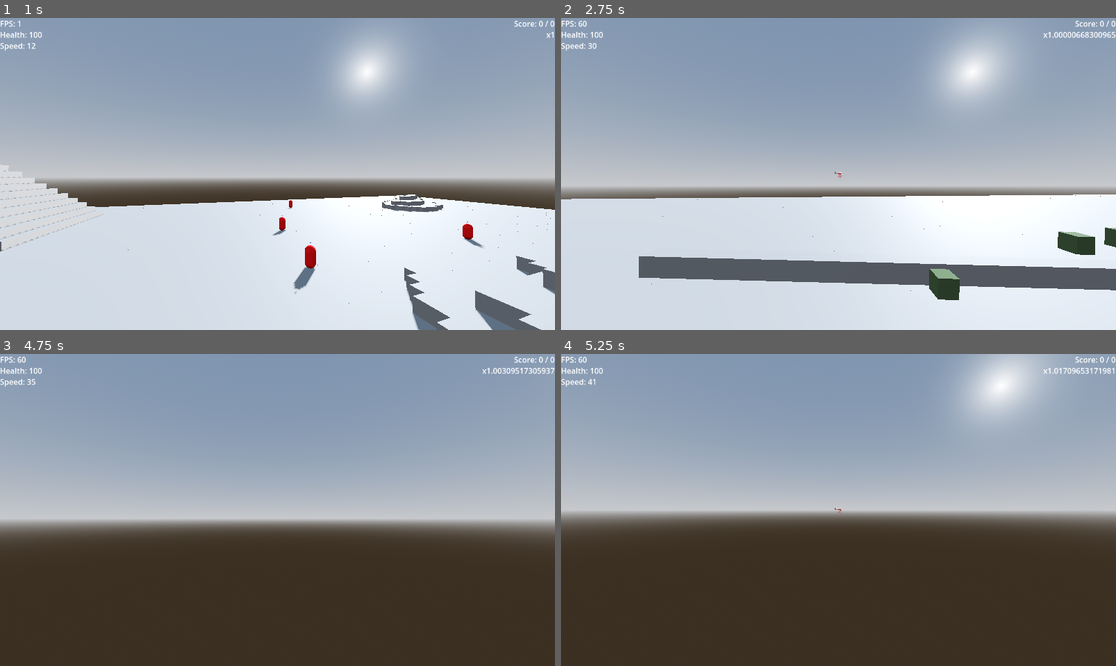
Above: before the commit, frames 1-4 (two rows, left to right).
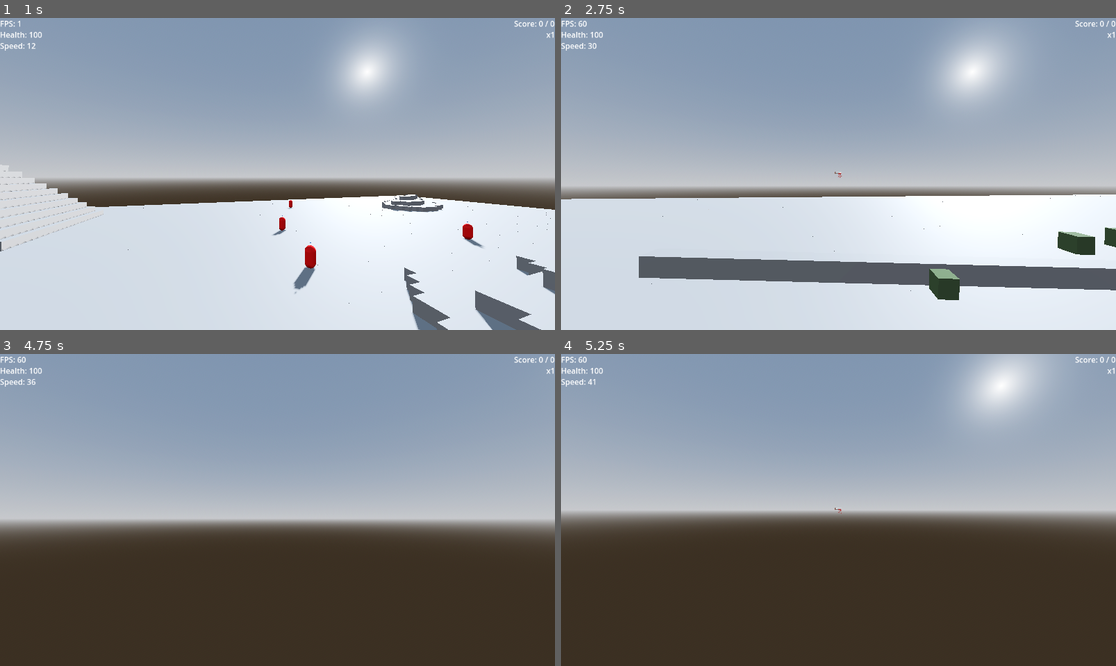
Above: after the commit, the same moments.

Repository: LunarTides/Speedrun-Game
Game: Godot game, scene res://scenes/world.tscn
Two runs of this game, one before a commit and one after it. Both use one fixed random seed, a clock stepped at 60 frames per second and the inputs below.
Inputs (mouse positions are in pixels of both pictures, inside the frame that each line leads up to):
- Up to frame 1 (1 s): move the mouse to (305, 174) at 0.52 s; press the mouse at (305, 174) at 0.53 s; hold W (move_forward) from 0.53 s (still down); tap Space (jump) at 0.77 s
- Up to frame 2 (2.75 s): keep holding W (move_forward); move the mouse to (810, 174) at 1.27 s; release the mouse at (810, 174) at 1.28 s; tap Q (equip_katana) at 1.35 s; tap Space (jump) at 1.52 s; move the mouse to (849, 167) at 2.02 s; tap Shift (fly_to_enemy) at 2.1 s
- Up to frame 3 (4.75 s): keep holding W (move_forward); move the mouse to (271, 516) at 2.77 s; tap Ctrl (slam) at 2.85 s; tap Space (jump) at 3.02, 3.77, 4.52 s; move the mouse to (316, 513) at 3.52 s; hold C (unequip_weapon) 3.53-4.28 s; move the mouse to (233, 506) at 4.27 s; click (233, 506) at 4.35 s
- Up to frame 4 (5.25 s): keep holding W (move_forward); move the mouse to (844, 510) at 5.02 s; hold Q (equip_katana) from 5.03 s (still down)

Frame 1 is identical in both runs. In frame 2, 0.1% of the frame differs, in the area x 86-100%, y 4-7%; in frame 3, 0.1%; in frame 4, 0.1%.

Commit message:
Prevent speed from increasing multiplier

Diff:
--- a/scripts/player.gd
+++ b/scripts/player.gd
@@ -27,7 +27,7 @@
 	if not is_on_floor():
 		velocity.y -= gravity * delta
 
-		GameManager.multiplier += max(0, speed / 300) * delta
+		#GameManager.multiplier += max(0, speed / 300) * delta
 
 	# Handle jump.
 	if Input.is_action_just_pressed("jump") and (is_on_floor() or extra_jumps > 0):
--- a/scripts/ui.gd
+++ b/scripts/ui.gd
@@ -9,11 +9,11 @@
 # Called every frame. 'delta' is the elapsed time since the previous frame.
 func _process(_delta: float) -> void:
 	%FPS.text = "FPS: %d" % Performance.get_monitor(Performance.TIME_FPS)
-	%Health.text = "Health: %d" % GameManager.player.health
-	%Speed.text = "Speed: %d" % GameManager.player.speed
+	%Health.text = "Health: %s" % snapped(GameManager.player.health, 1)
+	%Speed.text = "Speed: %s" % snapped(GameManager.player.speed, 1)
 
-	%Score.text = "Score: %s / %s" % [str(GameManager.score), str(GameManager.high_score)]
-	%Multiplier.text = "x%s" % str(GameManager.multiplier)
+	%Score.text = "Score: %s / %s" % [snapped(GameManager.score, 0.01), snapped(GameManager.high_score, 0.01)]
+	%Multiplier.text = "x%s" % snapped(GameManager.multiplier, 0.01)
 
 	%KatanaReticle.position = get_window().size / 2
 	%KatanaReticle.visible = GameManager.player.equipped_weapon and GameManager.player.equipped_weapon.name == "Katana"
